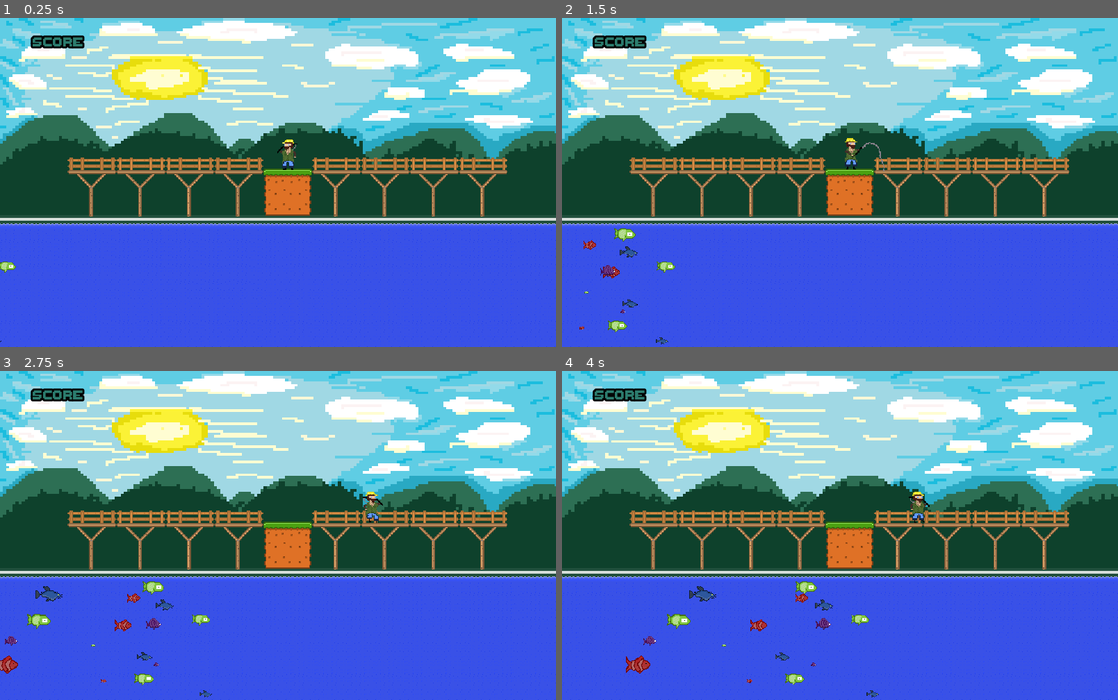
Above: before the commit, frames 1-4 (two rows, left to right).
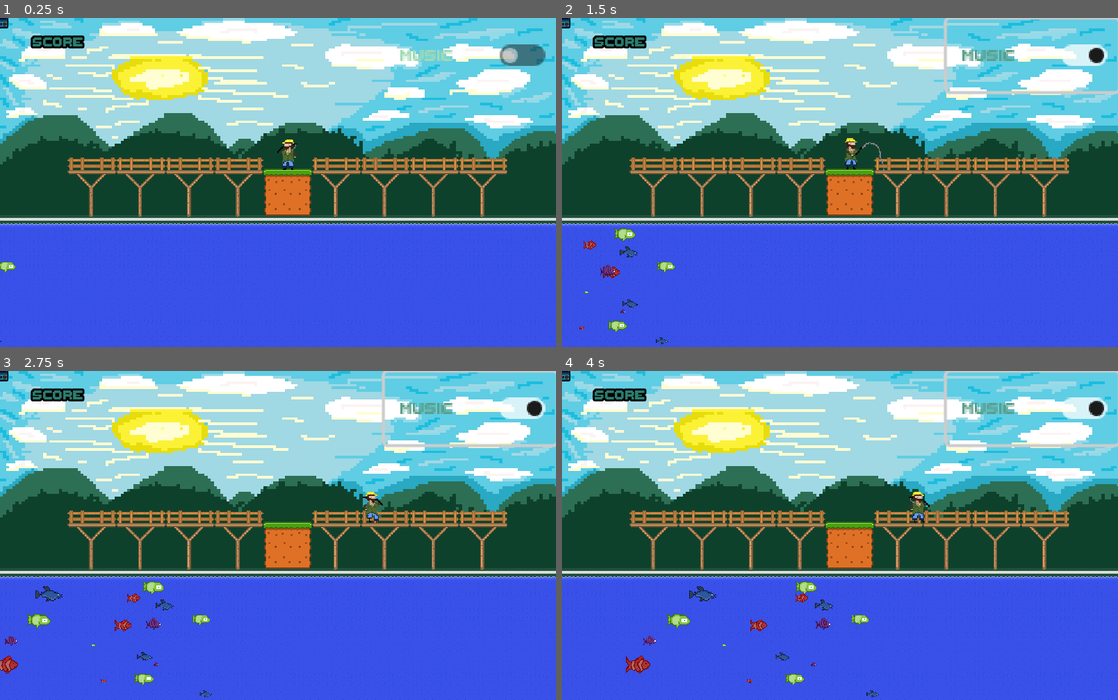
Above: after the commit, the same moments.

Repository: zys37/PixelGameJamAqua
Game: Godot game, scene res://background.tscn
The game is run twice, just before and just after one commit, with the same random seed, the same clock (stepped at 60 frames per second) and the same inputs.
Inputs (mouse positions are in pixels of both pictures, inside the frame that each line leads up to):
- Up to frame 1 (0.25 s): no input
- Up to frame 2 (1.5 s): click (1034, 54) at 0.5 s, where only the run after the commit has a clickable "MUSIC"; move the mouse to (962, 166) at 1.27 s; hold D (move_right) from 1.28 s (still down); right-click (962, 166) at 1.35 s
- Up to frame 3 (2.75 s): keep holding D (move_right); move the mouse to (166, 551) at 2.02 s; click (166, 551) at 2.1 s
- Up to frame 4 (4 s): move the mouse to (895, 463) at 2.77 s; release D (move_right) at 2.78 s; hold A (move_left) 2.78-3.53 s; right-click (895, 463) at 2.85 s; move the mouse to (812, 601) at 3.52 s; hold D (move_right) from 3.53 s (still down); click (812, 601) at 3.6 s

The runs differ from the first frame. In frame 1, 0.8% of the frame differs, in the area x 0-99%, y 0-15%; in frame 2, 1.5%, in the area x 0-100%, y 0-24%; in frame 3, 1.5%; in frame 4, 1.5%.

Commit message:
radio 0.9
added radio and music, still need to add playing when button is pressed

Diff:
--- a/background.tscn
+++ b/background.tscn
@@ -13,6 +13,7 @@
 [ext_resource type="PackedScene" uid="uid://dar76vkmrwkl3" path="res://fish_cat.tscn" id="8_ynrw1"]
 [ext_resource type="PackedScene" uid="uid://5qly8gswfrs6" path="res://fish_purple.tscn" id="9_ywhtw"]
 [ext_resource type="PackedScene" uid="uid://bfjrl1uwodo42" path="res://fish_red.tscn" id="10_nmuhu"]
+[ext_resource type="PackedScene" uid="uid://cwhg2iif6q5em" path="res://radio.tscn" id="10_yjmm7"]
 
 [sub_resource type="TileSetAtlasSource" id="TileSetAtlasSource_18rs0"]
 texture = ExtResource("2_3xmho")
@@ -178,6 +179,8 @@
 outline_size = 15
 outline_color = Color(0.00392157, 0, 0, 1)
 
+[sub_resource type="ViewportTexture" id="ViewportTexture_rwaa1"]
+
 [sub_resource type="Gradient" id="Gradient_usocr"]
 
 [sub_resource type="FastNoiseLite" id="FastNoiseLite_ba0sj"]
@@ -298,6 +301,22 @@
 [node name="Fish_cat4" parent="GameManager" instance=ExtResource("8_ynrw1")]
 position = Vector2(-299, 442)
 
+[node name="Radio" parent="GameManager" instance=ExtResource("10_yjmm7")]
+
+[node name="CheckButton" type="CheckButton" parent="GameManager"]
+custom_minimum_size = Vector2(2, 2)
+offset_left = 756.0
+offset_top = 3.0
+offset_right = 868.0
+offset_bottom = 50.0
+scale = Vector2(3, 3)
+theme_override_colors/font_color = Color(0.623529, 0.854902, 0.709804, 1)
+theme_override_colors/font_pressed_color = Color(0.356863, 0.623529, 0.541176, 1)
+theme_override_colors/font_outline_color = Color(0, 0, 0, 1)
+theme_override_fonts/font = ExtResource("3_316qi")
+text = "MUSIC"
+icon = SubResource("ViewportTexture_rwaa1")
+
 [node name="Woda2" type="Sprite2D" parent="."]
 visible = false
 material = SubResource("ShaderMaterial_2xj1d")
@@ -321,5 +340,6 @@
 wait_time = 0.1
 one_shot = true
 
+[connection signal="toggled" from="GameManager/CheckButton" to="GameManager" method="_on_check_button_toggled"]
 [connection signal="timeout" from="Player/Timer" to="Player" method="_on_timer_timeout"]
 [connection signal="timeout" from="Player/HookInvisible" to="Player" method="_on_hook_invisible_timeout"]
--- /dev/null
+++ b/radio.tscn
@@ -0,0 +1,46 @@
+[gd_scene load_steps=7 format=3 uid="uid://cwhg2iif6q5em"]
+
+[ext_resource type="Texture2D" uid="uid://mjobuuwf0e8" path="res://graphics/radio.png" id="1_0wpun"]
+[ext_resource type="AudioStream" uid="uid://b8lcxutk04x3w" path="res://music/rybak.mp3" id="2_psnw4"]
+
+[sub_resource type="AtlasTexture" id="AtlasTexture_fv70b"]
+atlas = ExtResource("1_0wpun")
+region = Rect2(0, 0, 44, 40)
+
+[sub_resource type="AtlasTexture" id="AtlasTexture_hud6x"]
+atlas = ExtResource("1_0wpun")
+region = Rect2(44, 0, 44, 40)
+
+[sub_resource type="AtlasTexture" id="AtlasTexture_kmo6b"]
+atlas = ExtResource("1_0wpun")
+region = Rect2(88, 0, 44, 40)
+
+[sub_resource type="SpriteFrames" id="SpriteFrames_l3311"]
+animations = [{
+"frames": [{
+"duration": 1.0,
+"texture": SubResource("AtlasTexture_fv70b")
+}],
+"loop": true,
+"name": &"Idle",
+"speed": 5.0
+}, {
+"frames": [{
+"duration": 1.0,
+"texture": SubResource("AtlasTexture_hud6x")
+}, {
+"duration": 1.0,
+"texture": SubResource("AtlasTexture_kmo6b")
+}],
+"loop": true,
+"name": &"Music_playing",
+"speed": 5.0
+}]
+
+[node name="Radio" type="AnimatedSprite2D"]
+sprite_frames = SubResource("SpriteFrames_l3311")
+animation = &"Idle"
+
+[node name="AudioStreamPlayer2D" type="AudioStreamPlayer2D" parent="."]
+stream = ExtResource("2_psnw4")
+autoplay = true
Not shown: 1 places in background.tscn that only renumber resources
Binary file added: graphics/radio.png
Not shown, added: graphics/radio.png.import
Not shown, added: music/rybak.mp3.import
Not shown, added: music/rybak.mp3
